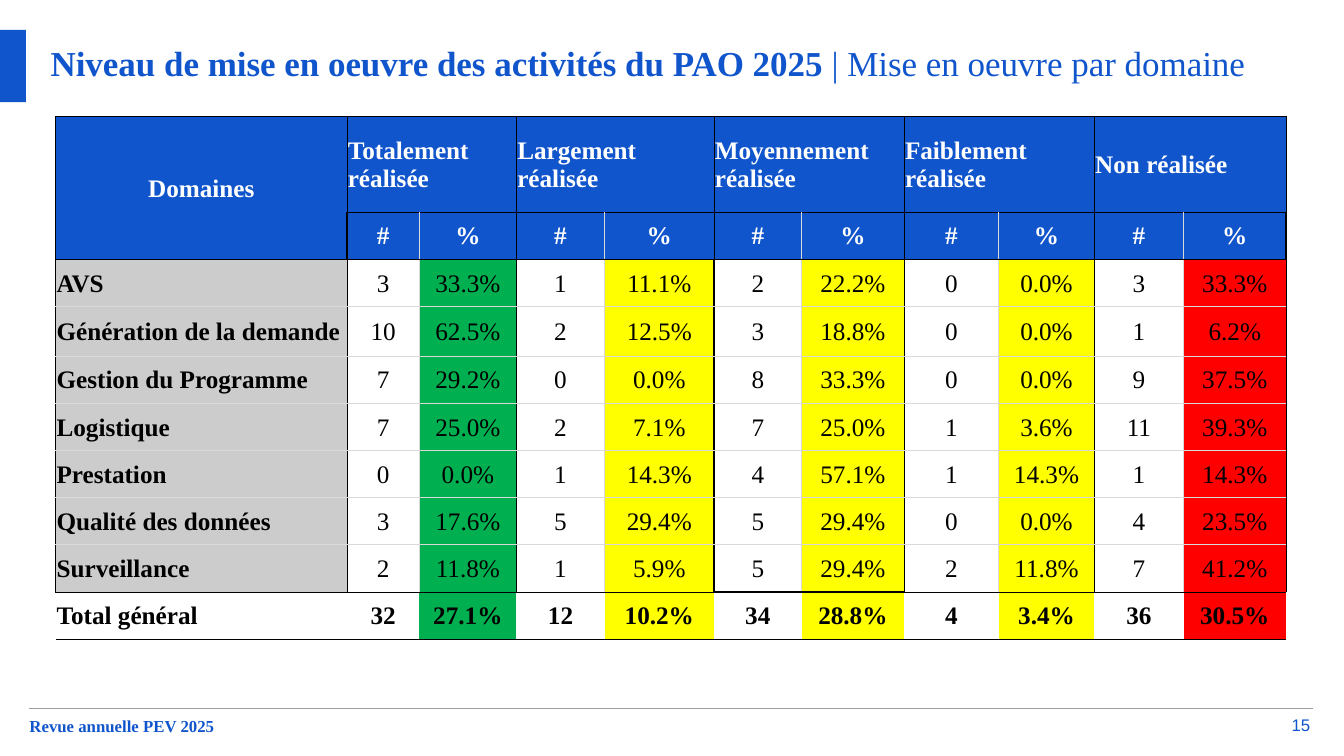
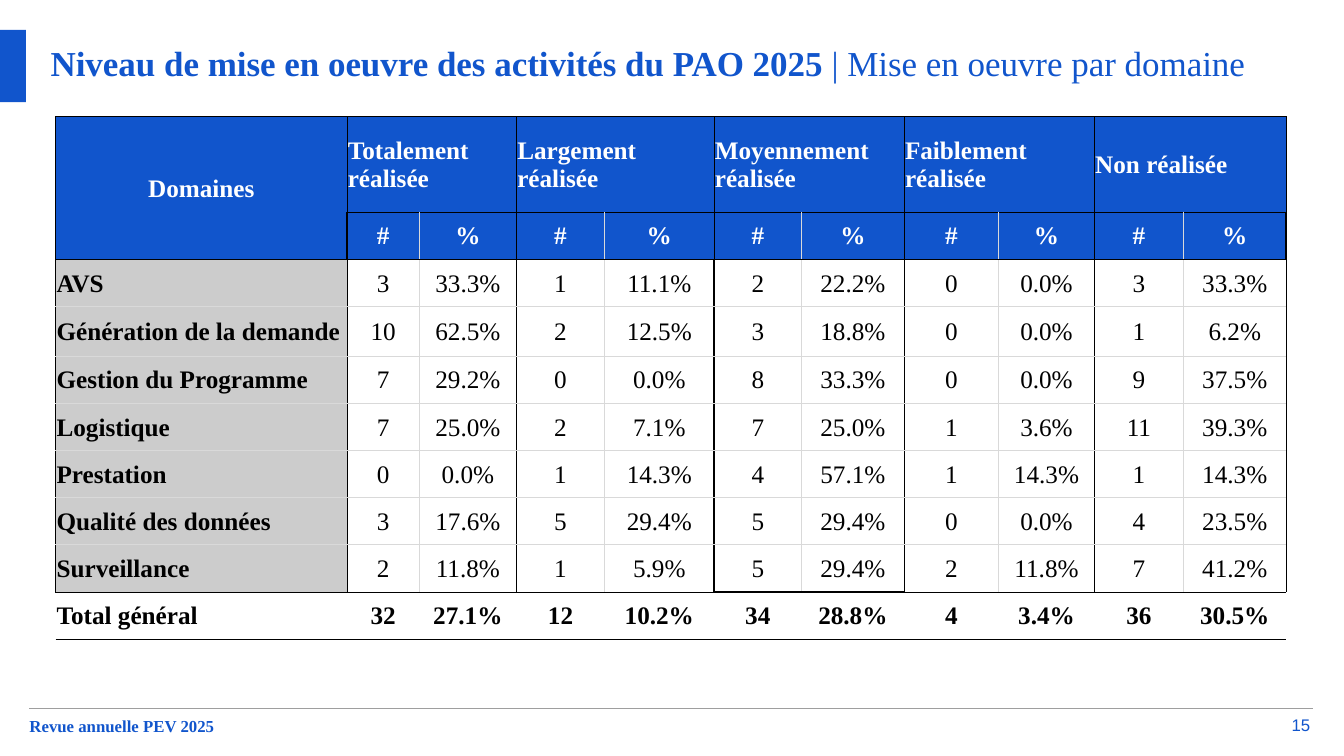
Before and after one commit to WHO-IST-CA/revue_annuelle, a slide deck: slide 15 of docs/epi/presentations/j1/Revue annuelle PEV 2025 _ Presentation S&E (2).pptx. Drawn at 1344x756 pixels with LibreOffice and Linux fonts; fonts in the diff are those of the drawing. Boxes give left, top, right and bottom in pixels: in the first picture for what was removed or moved away, otherwise in the second. Text is boxed around its words. In the diff, an @@ line names an element or a change of style, - is before the commit and + after.

```diff
--- a/docs/epi/presentations/j1/Revue annuelle PEV 2025 _ Presentation S&E (2).pptx
+++ b/docs/epi/presentations/j1/Revue annuelle PEV 2025 _ Presentation S&E (2).pptx
@@ table at [55, 117, 1287, 634] @@
@@ fill #00B050 to none in 8 cells @@
@@ fill #FFFF00 to none in 24 cells @@
@@ fill #FF0000 to none in 8 cells @@
```
Also in this commit, not shown: 1 other slide changed, 6 other files.
